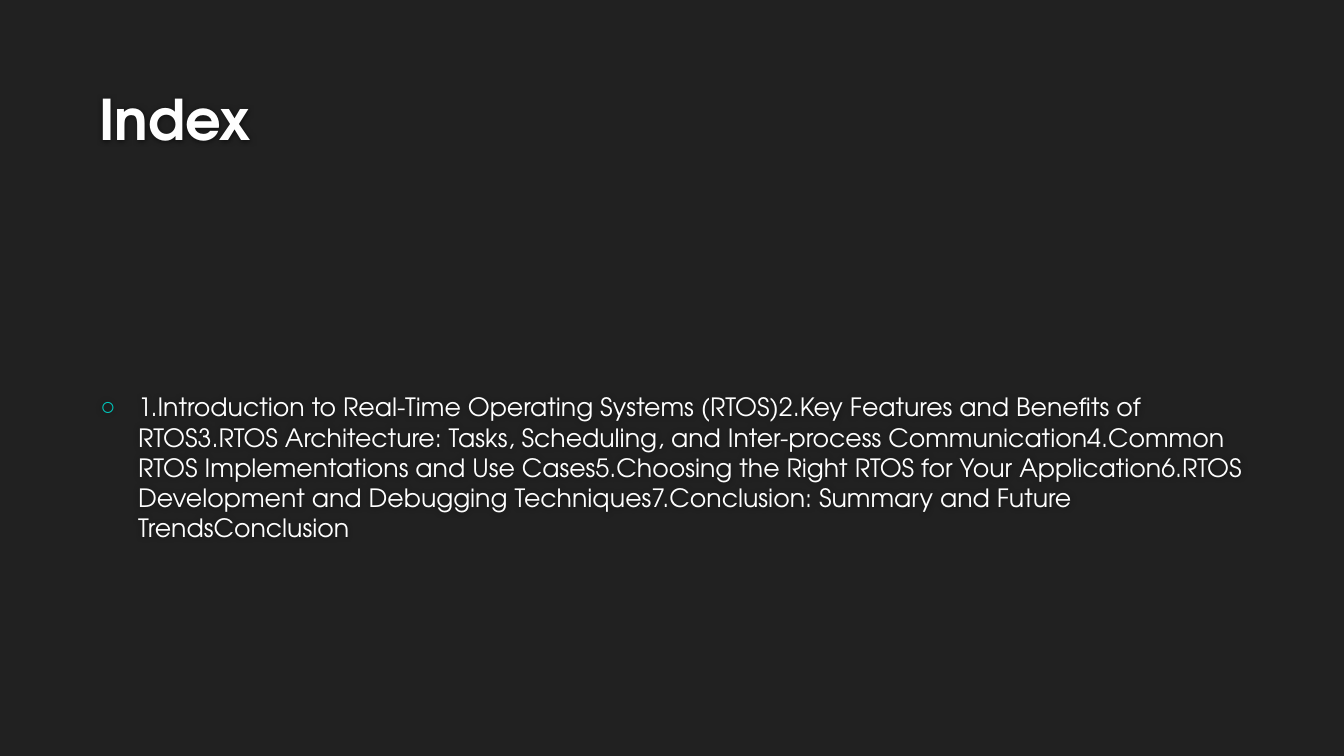
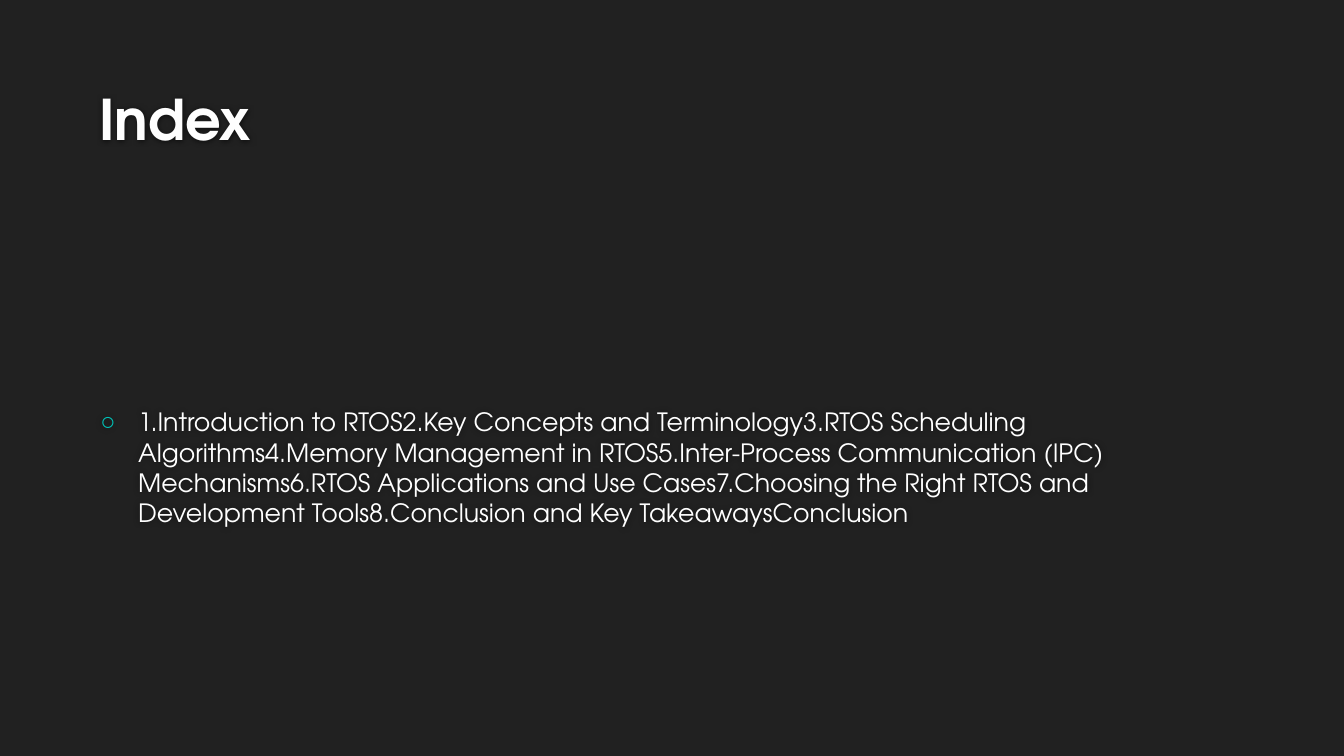
Before and after one commit to AdityaB-11/Pdf_to_presentation_GenAI, a slide deck: slide 3 of output/topic_rtos.pptx. Drawn at 1344x756 pixels with LibreOffice and Linux fonts; fonts in the diff are those of the drawing; background and template pictures are left out. Boxes give left, top, right and bottom in pixels: in the first picture for what was removed or moved away, otherwise in the second. Text is boxed around its words. In the diff, an @@ line names an element or a change of style, - is before the commit and + after.

```diff
--- a/output/topic_rtos.pptx
+++ b/output/topic_rtos.pptx
@@ text at [138,412,1104,527]: text changed @@
-○ 1.Introduction to Real-Time Operating Systems (RTOS)2.Key Features and Benefits of RTOS3.RTOS Architecture: Tasks, Scheduling, and Inter-process Communication4.Common RTOS Implementations and Use Cases5.Choosing the Right RTOS for Your Application6.RTOS Development and Debugging Techniques7.Conclusion: Summary and Future TrendsConclusion
+○ 1.Introduction to RTOS2.Key Concepts and Terminology3.RTOS Scheduling Algorithms4.Memory Management in RTOS5.Inter-Process Communication (IPC) Mechanisms6.RTOS Applications and Use Cases7.Choosing the Right RTOS and Development Tools8.Conclusion and Key TakeawaysConclusion
```
Also in this commit, not shown: 6 other slides changed, 3 slides added, 2 slides removed, 5 other files.
